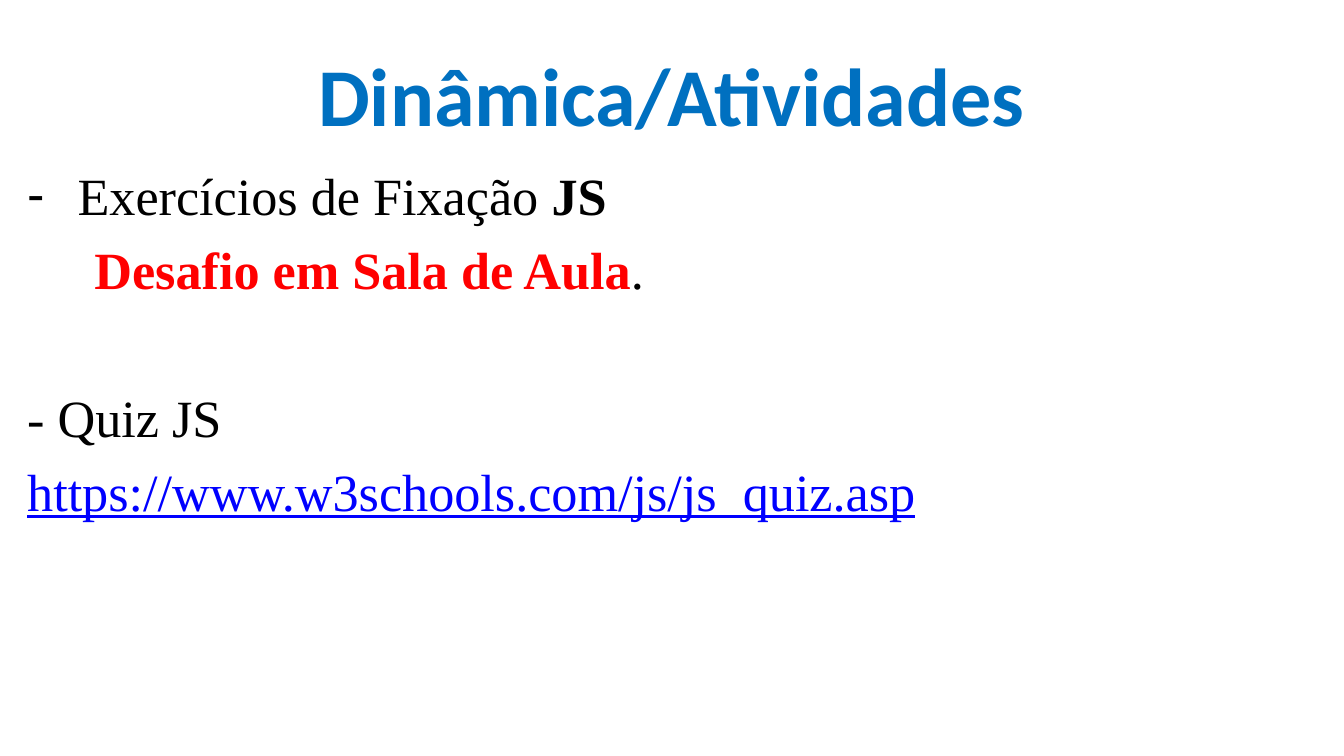
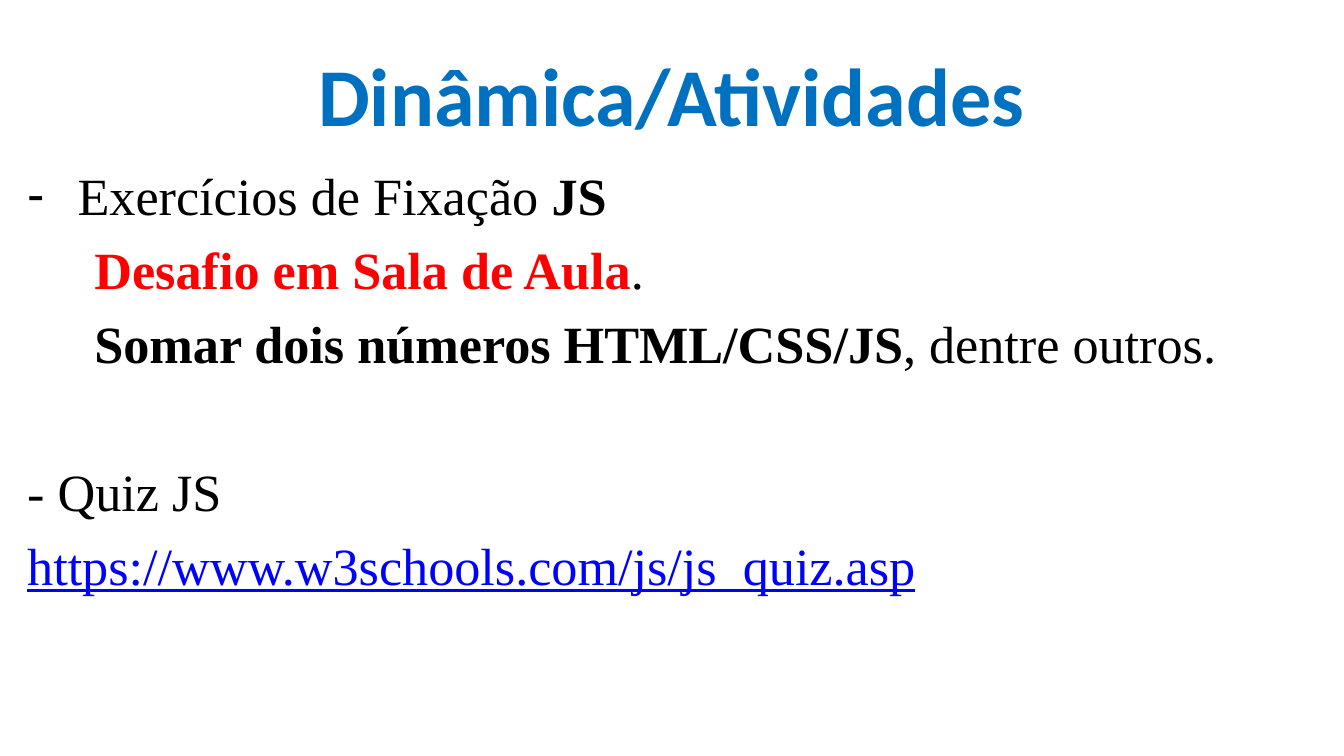
Before and after one commit to CloudEducationBrazil/WydenDesenvolvimentoWebPHP, a slide deck: slide 69 of 01 Classes/Aula 09 Desenvolvimento Web PHP - JS.pptx (slide 67 before the commit). Drawn at 1344x756 pixels with LibreOffice and Linux fonts; fonts in the diff are those of the drawing; background and template pictures are left out. Boxes give left, top, right and bottom in pixels: in the first picture for what was removed or moved away, otherwise in the second. Text is boxed around its words. In the diff, an @@ line names an element or a change of style, - is before the commit and + after.

```diff
--- a/01 Classes/Aula 09 Desenvolvimento Web PHP - JS.pptx
+++ b/01 Classes/Aula 09 Desenvolvimento Web PHP - JS.pptx
@@ text at (x1=94, y1=326, x2=1217, y2=371): paragraph added @@
+Somar dois números HTML/CSS/JS, dentre outros.
```
Also in this commit, not shown: 4 other slides changed, 2 slides added, 1 other file.
